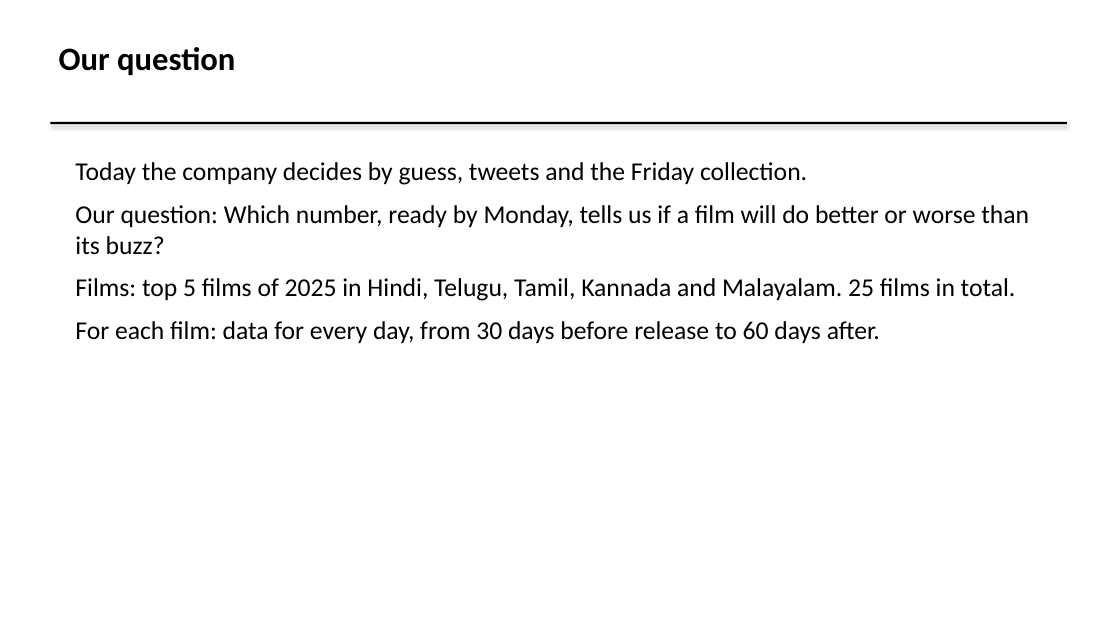
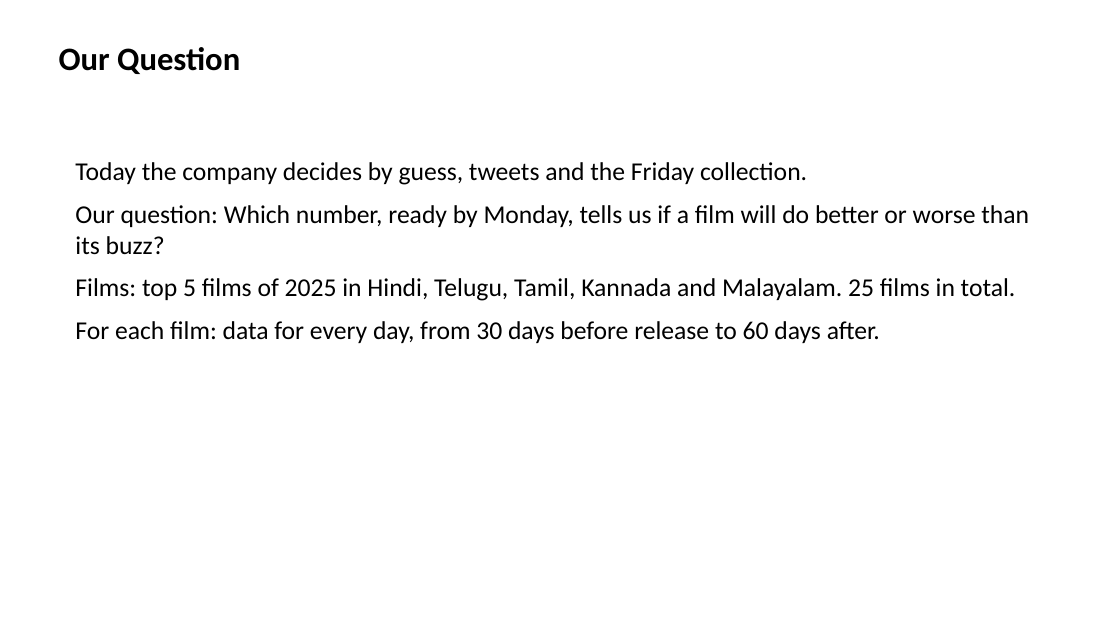
Before and after one commit to GAURI-cpu/ReleaseDayMovie, a slide deck: slide 3 of report/Release Day Radar Slides.pptx. Drawn at 1120x630 pixels with LibreOffice and Linux fonts; fonts in the diff are those of the drawing. Boxes give left, top, right and bottom in pixels: in the first picture for what was removed or moved away, otherwise in the second. Text is boxed around its words. In the diff, an @@ line names an element or a change of style, - is before the commit and + after.

```diff
--- a/report/Release Day Radar Slides.pptx
+++ b/report/Release Day Radar Slides.pptx
@@ text at (59, 47, 240, 74): text changed @@
-Our question
+Our Question
@@ rectangle removed at (50, 122, 1067, 124) @@
```
Also in this commit, not shown: 7 other slides changed, 1 slide added, 1 slide removed, 3 other files.
